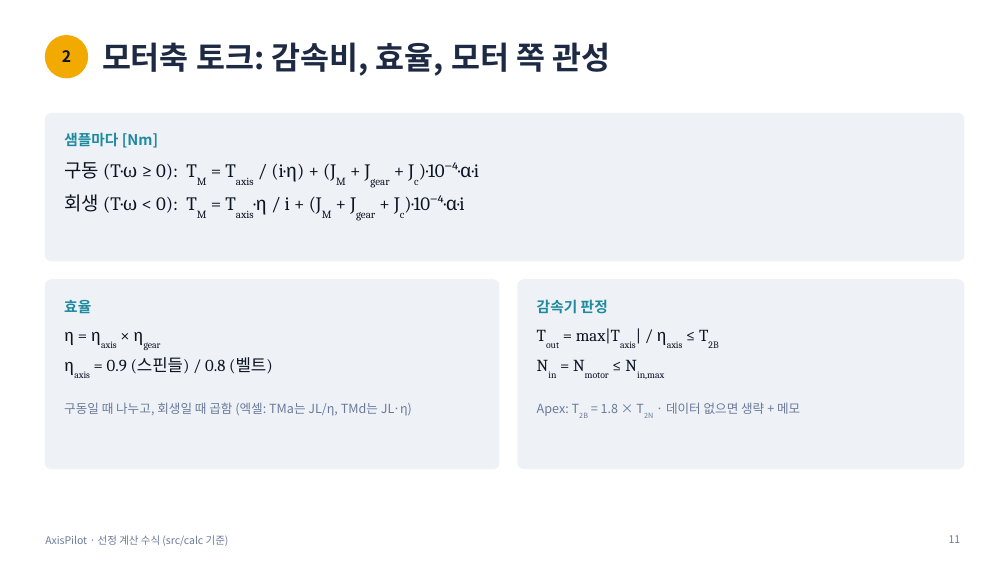
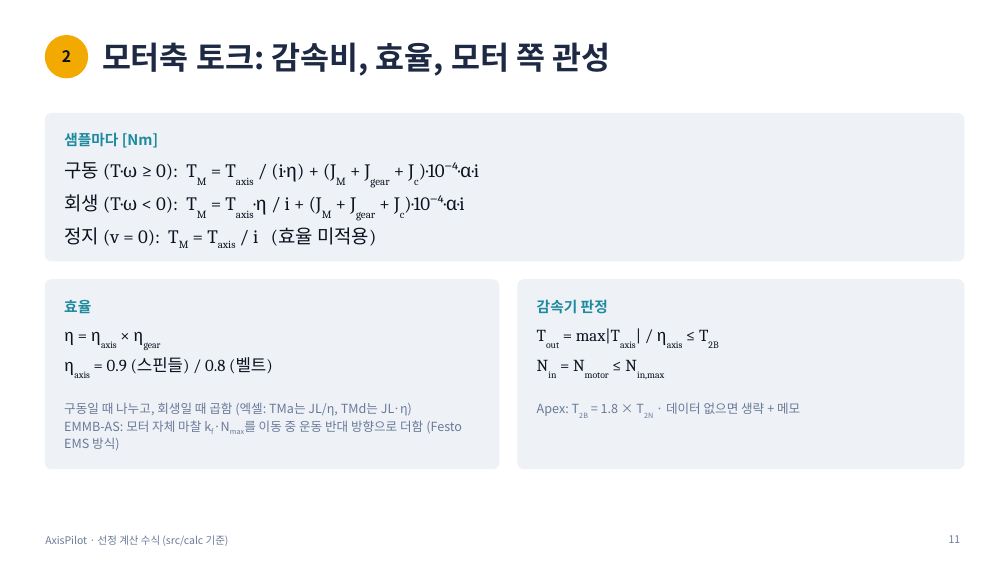
Before and after one commit to taeyoonkim0829/AxisPilot, a slide deck: slide 11 of scripts/formula-deck/base.pptx. Drawn at 1008x567 pixels with LibreOffice and Linux fonts; fonts in the diff are those of the drawing. Boxes give left, top, right and bottom in pixels: in the first picture for what was removed or moved away, otherwise in the second. Text is boxed around its words. In the diff, an @@ line names an element or a change of style, - is before the commit and + after.

```diff
--- a/scripts/formula-deck/base.pptx
+++ b/scripts/formula-deck/base.pptx
@@ text at box(64, 227, 376, 246): paragraph added @@
+정지 (v = 0): TM = Taxis / i (효율 미적용)
@@ text at box(64, 420, 462, 450): paragraph added @@
+EMMB-AS: 모터 자체 마찰 kf·Nmax를 이동 중 운동 반대 방향으로 더함 (Festo EMS 방식)
```
Also in this commit, not shown: 3 other slides changed, 2 other files.
